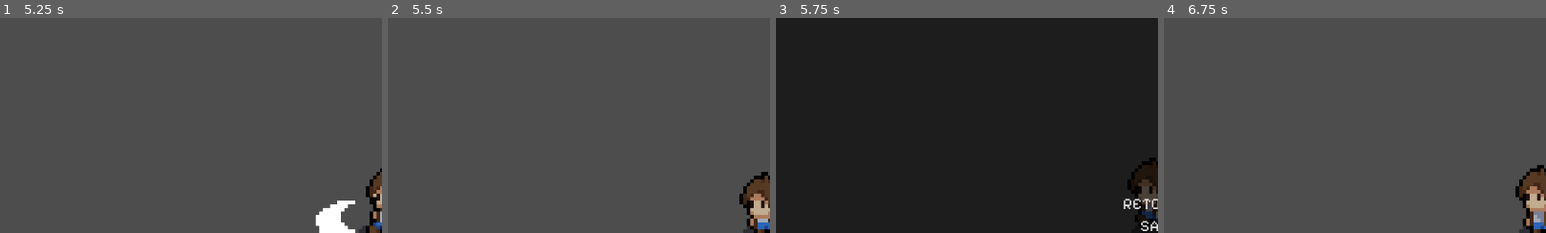
Above: before the commit, frames 1-4 (left to right).
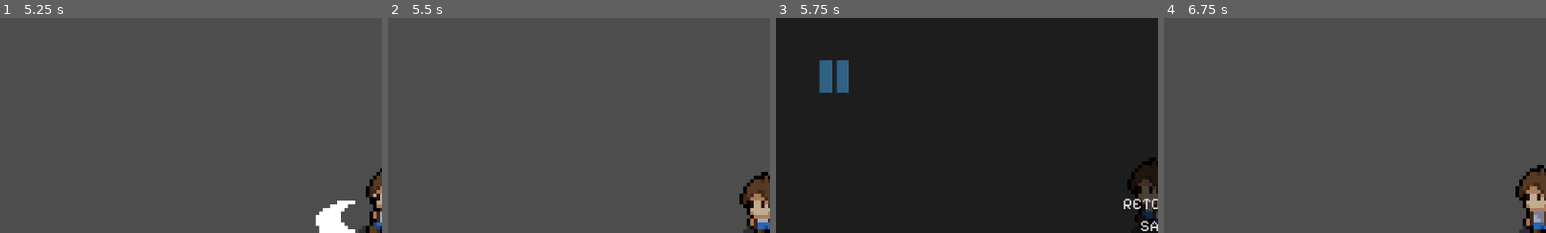
Above: after the commit, the same moments.

Repository: BellaFGS/EscapeMine
Game: Godot game, scene res://telas/intro_video.tscn
Same seed, same stepped clock (60 frames per second), same inputs: the game is played once before the commit and once after it. Video files are missing from this copy of the repository; at most half a second of black plays in their place.
Inputs (mouse positions are % of the whole screen's width and height, from its top left):
- Up to frame 1 (5.25 s): click "PULAR INTRO" at 0.5 s; click "COMEÇAR" at 1.25 s; move the mouse to (72, 45) at 2.02 s; hold D (right) 2.03-2.78 s; click (72, 45) at 2.1 s; move the mouse to (30, 55) at 2.77 s; hold S (down) 2.78-3.53 s; click (30, 55) at 2.85 s; move the mouse to (60, 28) at 3.52 s; hold D (right) 3.53-4.28 s; click (60, 28) at 3.6 s; move the mouse to (45, 70) at 4.27 s; hold Up (up) 4.28-5.03 s; click (45, 70) at 4.35 s; move the mouse to (80, 65) at 5.02 s; hold A (left) from 5.03 s (still down); click (80, 65) at 5.1 s
- Up to frame 2 (5.5 s): keep holding A (left)
- Up to frame 3 (5.75 s): keep holding A (left); tap Escape (ui_cancel) at 5.65 s
- Up to frame 4 (6.75 s): move the mouse to (20, 35) at 5.77 s; click (20, 35) at 5.85 s; release A (left) at 6.5 s; click "RETOMAR" at 6.5 s
The pictures show only the part of the screen within x 0-50%, y 0-50%; the shares and areas given below are measured in that part.

Frames 1-2 are identical in both runs. In frame 3, 1.1% of the frame differs, in the area x 11-19%, y 19-36%; in frame 4, nothing differs.

Commit message:
tela pause

Diff:
--- a/escape-mine/telas/tela_pause.tscn
+++ b/escape-mine/telas/tela_pause.tscn
@@ -2,6 +2,7 @@
 
 [ext_resource type="Theme" uid="uid://b31pt65ykruq8" path="res://telas/Temas/new_theme.tres" id="1_2qjsy"]
 [ext_resource type="Script" uid="uid://rro8rvbrkfsu" path="res://scripts/tela_pause.gd" id="1_x51w4"]
+[ext_resource type="Texture2D" uid="uid://yaay6v72jgqh" path="res://sprites/artes/btn Pause.png" id="3_3df4y"]
 
 [node name="Tela_Pause" type="CanvasLayer" unique_id=1788756212]
 process_mode = 3
@@ -37,5 +38,12 @@
 theme = ExtResource("1_2qjsy")
 text = "SAIR"
 
+[node name="TextureRect" type="TextureRect" parent="." unique_id=201148708]
+offset_left = 66.0
+offset_top = 67.0
+offset_right = 126.0
+offset_bottom = 139.0
+texture = ExtResource("3_3df4y")
+
 [connection signal="pressed" from="Menu/btn_retomar" to="." method="_on_btn_retomar_pressed"]
 [connection signal="pressed" from="Menu/btn_sair" to="." method="_on_btn_sair_pressed"]
Binary file added: escape-mine/sprites/artes/btn Pause.ase
Binary file added: escape-mine/sprites/artes/btn Pause.png
Not shown, added: escape-mine/sprites/artes/btn Pause.png.import
